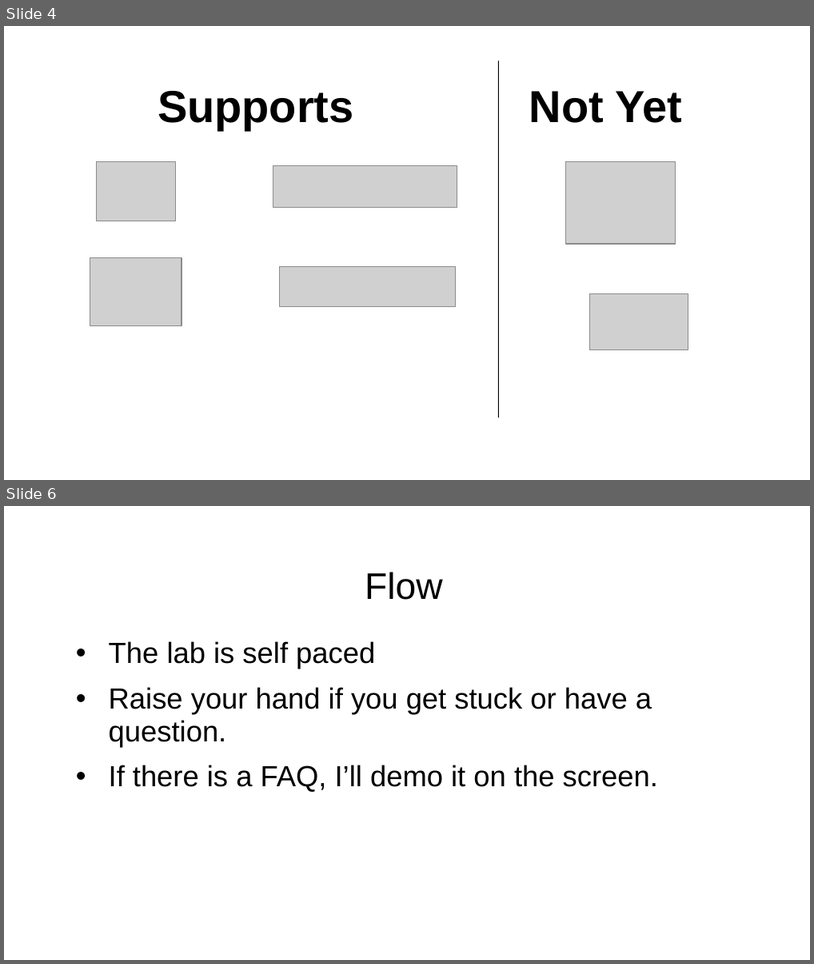
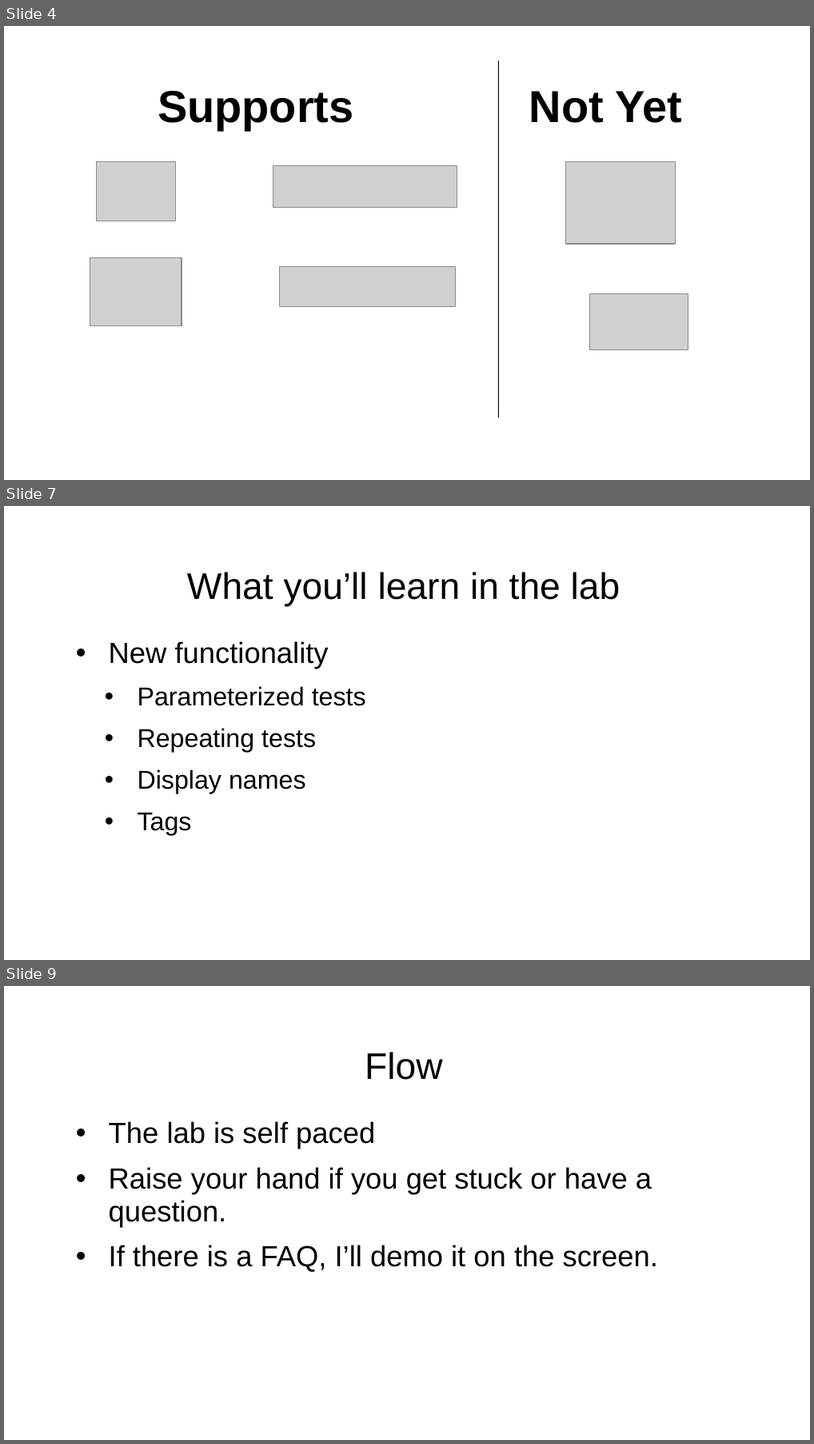
Before and after one commit to rkstarnerd/2018-devnexus-junit5-workshop, a slide deck: JUnit 5 Workshop Intro Presentation.ppt. Shown one above the other, each under a label of ours: slides 4 and 6 before the commit, slides 4, 7 and 9 after it; the slides between them are not shown. The pictures are 814x964 and 814x1444 pixels, drawn with LibreOffice and Linux fonts; fonts in the diff are those of the drawing; grey boxes stand for pictures; background and template pictures are left out. Boxes give left, top, right and bottom in pixels: in the first picture for what was removed or moved away, otherwise in the second. Text is boxed around its words. In the diff, an @@ line names an element or a change of style, - is before the commit and + after.

Commit message:
add tags

```diff
--- a/JUnit 5 Workshop Intro Presentation.ppt
+++ b/JUnit 5 Workshop Intro Presentation.ppt
@@ slide 7 added at <box>4,506,810,960</box>, background picture (left out) @@
@@ title added at <box>187,572,621,606</box>, 33 pt, text #000000 @@
+What you’ll learn in the lab
@@ text added at <box>109,641,366,836</box>, 23 pt, text #000000 @@
+• New functionality
+  • Parameterized tests
+  • Repeating tests
+  • Display names
+  • Tags
@@ what was slide 6 is now slide 9 @@
```
Also in this commit, not shown: 1 slide changed, 2 other slides added, 3 other files.
